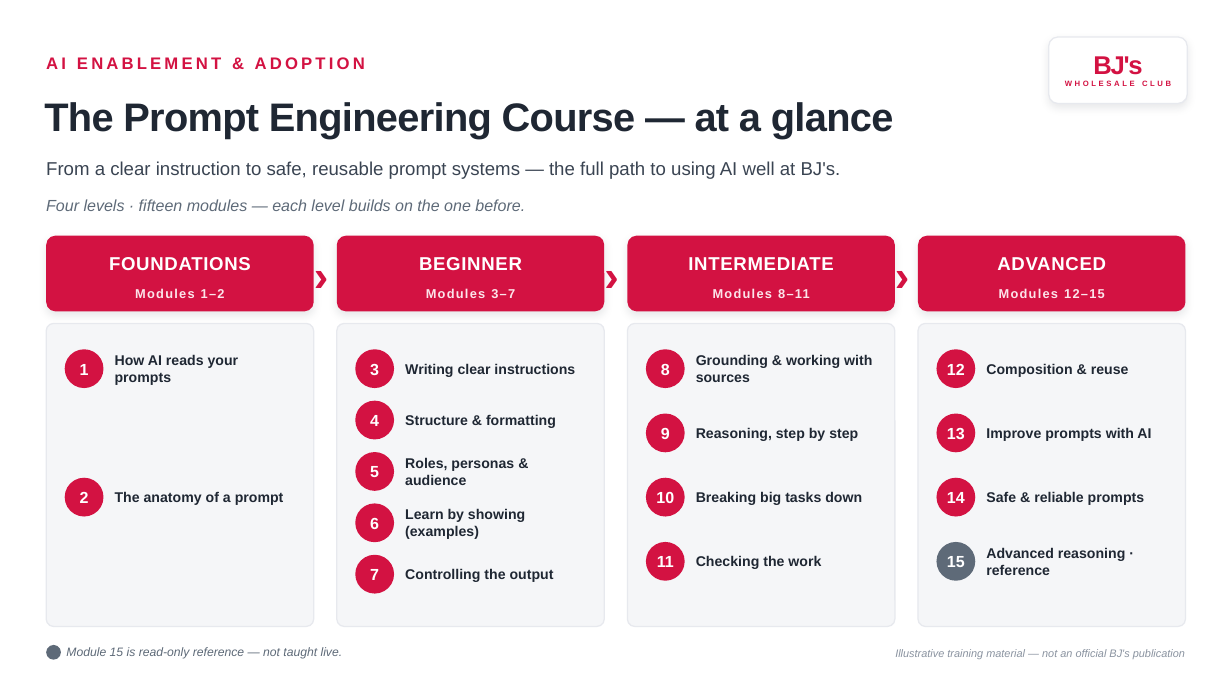
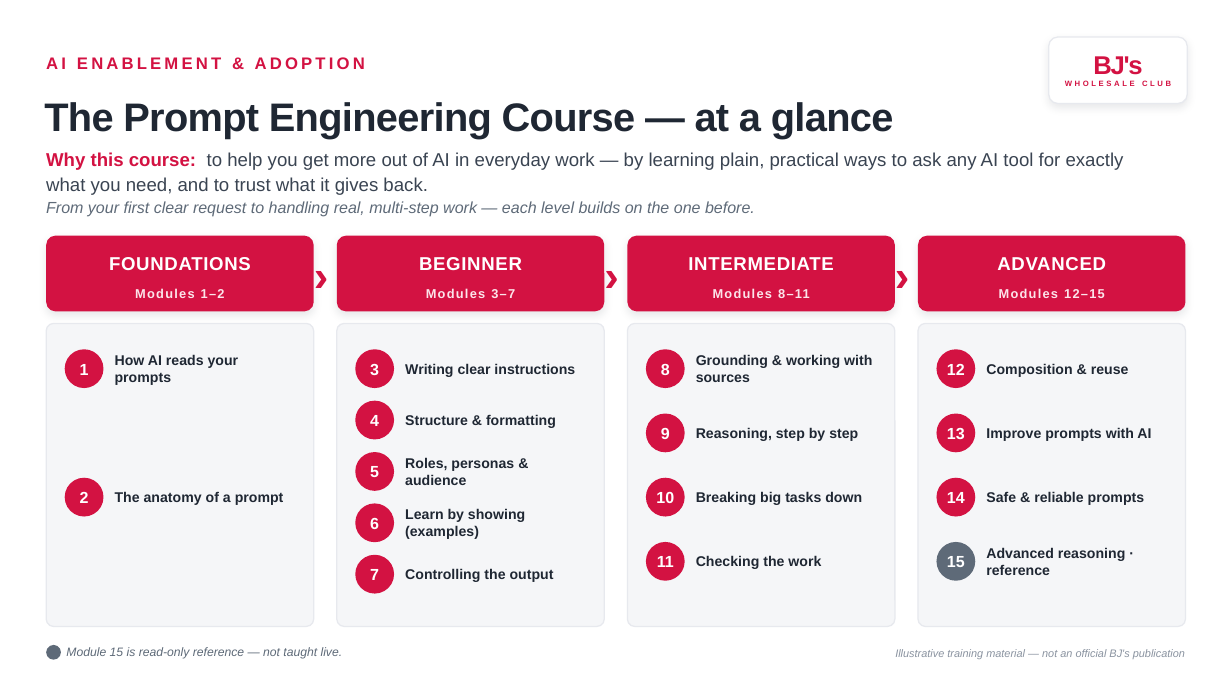
Before and after one commit to machinegenai/test, a slide deck: slide 1 of Course_Roadmap_Overview.pptx. Drawn at 1232x693 pixels with LibreOffice and Linux fonts; fonts in the diff are those of the drawing. Boxes give left, top, right and bottom in pixels: in the first picture for what was removed or moved away, otherwise in the second. Text is boxed around its words. In the diff, an @@ line names an element or a change of style, - is before the commit and + after.

```diff
--- a/Course_Roadmap_Overview.pptx
+++ b/Course_Roadmap_Overview.pptx
@@ text "Why this course: to help ..." at box(46, 152, 1124, 195): vertical alignment middle to top @@
@@ text at box(46, 152, 1124, 195): text changed @@
-From a clear instruction to safe, reusable prompt systems — the full path to using AI well at BJ's.
+Why this course: to help you get more out of AI in everyday work — by learning plain, practical ways to ask any AI tool for exactly what you need, and to trust what it gives back.
@@ text at box(46, 201, 755, 217): text changed @@
-Four levels · fifteen modules — each level builds on the one before.
+From your first clear request to handling real, multi-step work — each level builds on the one before.
```
